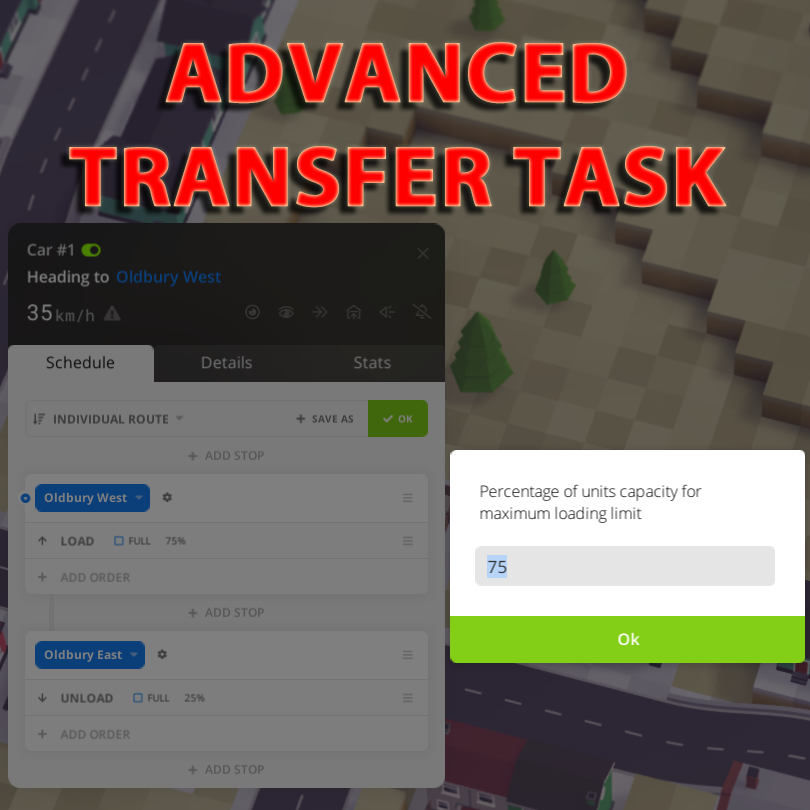
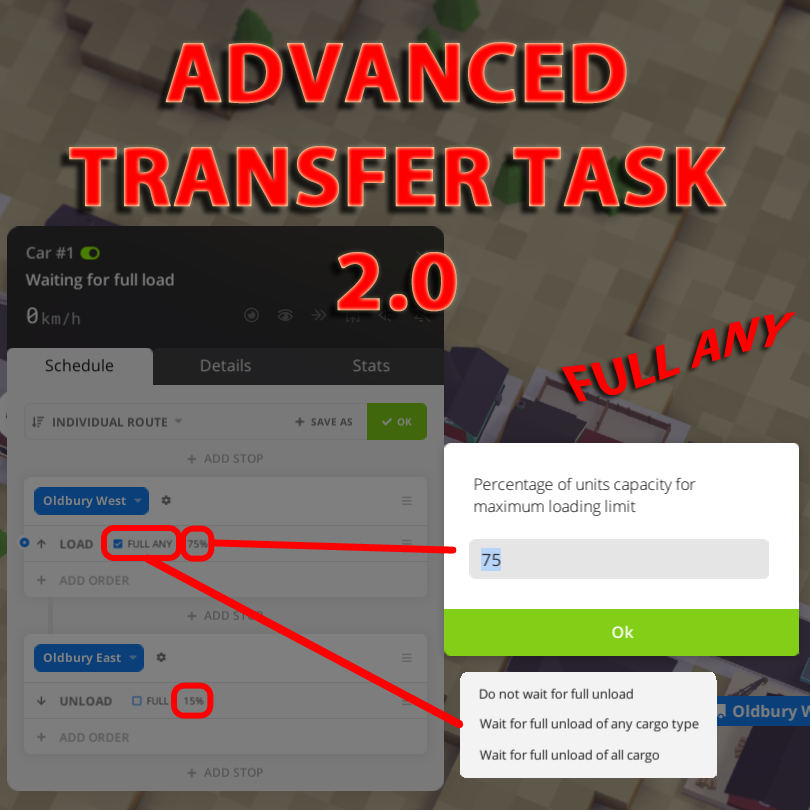
Before/after of a 810 x 810 layered artwork. What changed in the layer stack:
renamed "ADVANCED TRANSFER TASK" to "ADVANCED TRANSFER TASK 2.0", painted on it over [69, 42, 727, 312]
removed layer "Vrstva 0" over [0, 0, 810, 810]
added layer "Tvar 4" above "FULL ANY" over [211, 542, 454, 551]
added layer "FULL ANY" above "Tvar 3" over [561, 312, 796, 402]
added layer "Tvar 3" above "Tvar 6" over [174, 685, 211, 716]
added layer "Tvar 6" above "Tvar 2" over [147, 557, 460, 725]
added layer "Tvar 2" above "Vrstva 2" over [183, 528, 212, 559]
added layer "Vrstva 2" above "Tvar 1" over [460, 672, 717, 778]
added layer "Tvar 1" above "Vrstva 1" over [104, 528, 179, 558]
added layer "Vrstva 1" over [0, 0, 810, 810]
